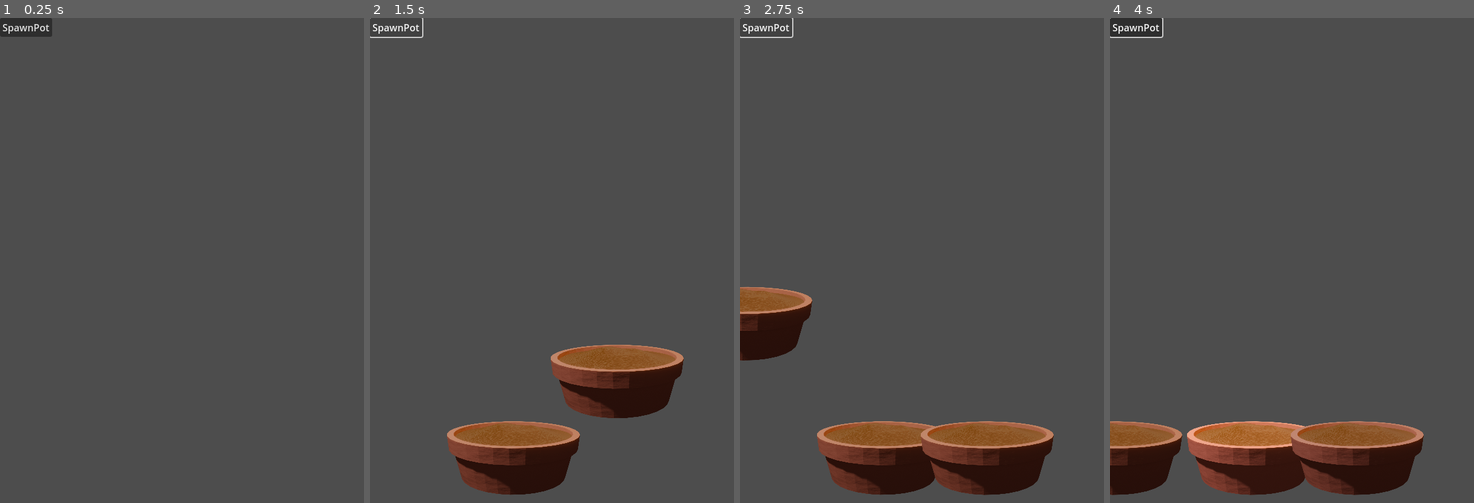
Above: before the commit, frames 1-4 (left to right).
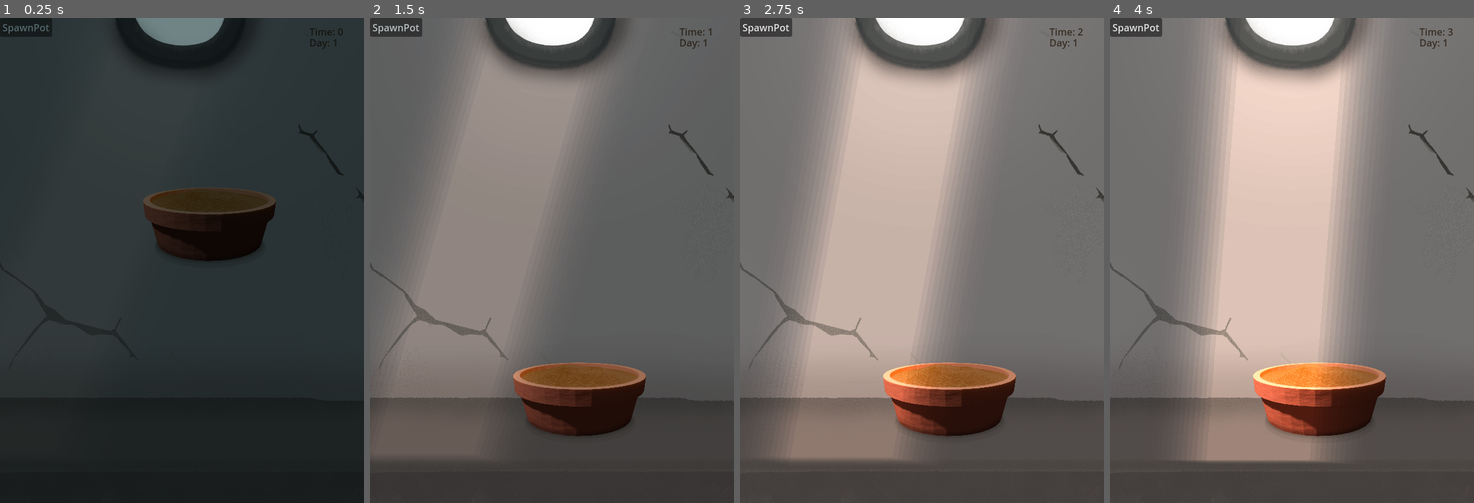
Above: after the commit, the same moments.

Repository: acropolis914/Flower-Rack
Game: Godot game, scene res://Scripts/Main.tscn
The game is run twice, just before and just after one commit, with the same random seed, the same clock (stepped at 60 frames per second) and the same inputs.
Inputs (mouse positions are in pixels of both pictures, inside the frame that each line leads up to):
- Up to frame 1 (0.25 s): no input
- Up to frame 2 (1.5 s): click "SpawnPot" at 0.5 s; click "SpawnPot" at 1.25 s
- Up to frame 3 (2.75 s): click "SpawnPot" at 2 s
- Up to frame 4 (4 s): move the mouse to (1251, 473) at 2.77 s; click (1251, 473) at 2.85 s; right-click (1251, 473) at 3.05 s; move the mouse to (1353, 473) at 3.52 s; right-click (1353, 473) at 3.6 s; click (1353, 473) at 3.8 s

The runs differ from the first frame. In frame 1, 96% of the frame differs, in the area x 0-100%, y 0-100%; in frame 2, 51%; in frame 3, 87%; in frame 4, 87%.

Commit message:
day and night mode, day and night cycle, modularity!

Diff:
--- a/Scripts/Main.gd
+++ b/Scripts/Main.gd
@@ -1,15 +1,42 @@
 extends Node2D
 
 var screen_size
+var day_counter= 1
+var daytime = true
+var day_length = 10
+var night_length = 15
+var day_completion
+var light_rotation
+
+var time = 0
 
 @export var pot : PackedScene
 
 func _ready():
 	screen_size = get_viewport_rect().size
-	pass
+	$DayTimer.set_wait_time(day_length)
+	$DayTimer.start()
+	var pot_instance = pot.instantiate()
+	pot_instance.position= Vector2(randi_range(0,screen_size.x),randi_range(0,screen_size.y))
+	add_child(pot_instance)
+	var tween = create_tween()
+	tween.tween_property($NightFilter, "color", Color.WHITE, 2)
+	$WindowLight.color = Color.html("ffffff")
 
 func _process(delta):
-	pass
+	if daytime:
+		day_completion = (day_length-$DayTimer.time_left)/day_length
+		light_rotation = (day_completion*47)-23.5
+		$Light.rotation = -light_rotation*delta
+		$Light.energy = 1.01 * sin(PI* day_completion)
+	#else:
+		##HSL 195 28 80
+		#pass
+
+	time += 1 * delta
+	var current_time = floor(time)
+	$TimeLabel.text = "Time: " + str(current_time)
+	$TimeLabel.show()
 
 
 
@@ -17,3 +44,30 @@
 	var pot_instance = pot.instantiate()
 	pot_instance.position= Vector2(randi_range(0,screen_size.x),randi_range(0,screen_size.y))
 	add_child(pot_instance)
+
+
+func _on_day_timer_timeout():
+	$NightTimer.set_wait_time(night_length)
+	$NightTimer.start()
+	daytime = false
+	print("It is now nighttime.")
+	$NightFilter.color = Color.WHITE
+	var tween = create_tween()
+	tween.tween_property($NightFilter, "color", Color.html("#466166"), 3)
+	var tween_window = create_tween()
+	tween_window.tween_property($WindowLight, "color", Color.html("#273152"), 3)
+
+
+func _on_night_timer_timeout():
+	$DayTimer.set_wait_time(day_length)
+	$DayTimer.start()
+	print("It is now daytime")
+	day_counter += 1
+	$DayCountLabel.text = "Day: " + str(day_counter)
+	$DayCountLabel.show()
+	daytime = true
+	time = 0
+	var tween = create_tween()
+	tween.tween_property($NightFilter, "color", Color.WHITE, 2)
+	var tween_window = create_tween()
+	tween_window.tween_property($WindowLight, "color", Color.html("#ffffff"), 3)
--- a/Scripts/Main.tscn
+++ b/Scripts/Main.tscn
@@ -1,27 +1,102 @@
-[gd_scene load_steps=5 format=3 uid="uid://ulhcjrecw6cu"]
+[gd_scene load_steps=7 format=3 uid="uid://ulhcjrecw6cu"]
 
 [ext_resource type="Script" path="res://Scripts/Main.gd" id="1_vnitf"]
 [ext_resource type="PackedScene" uid="uid://jwiagnrnjrmf" path="res://Scripts/Pot.tscn" id="2_fgks8"]
+[ext_resource type="Texture2D" uid="uid://bhjfr04joavhk" path="res://Images/Background.png" id="3_qjw5m"]
 
 [sub_resource type="PhysicsMaterial" id="PhysicsMaterial_75il7"]
 
 [sub_resource type="RectangleShape2D" id="RectangleShape2D_y6li4"]
-size = Vector2(605, 20)
+size = Vector2(1301, 113)
+
+[sub_resource type="OccluderPolygon2D" id="OccluderPolygon2D_6ws5m"]
+polygon = PackedVector2Array(-73, 0, -73, -20, -298, -21, -300, 3, -251.936, 2.36481)
 
 [node name="Main" type="Node2D"]
 script = ExtResource("1_vnitf")
 pot = ExtResource("2_fgks8")
 
 [node name="Button" type="Button" parent="."]
+z_index = 3
 offset_right = 8.0
 offset_bottom = 8.0
 text = "SpawnPot"
 
-[node name="StaticBody2D" type="StaticBody2D" parent="."]
+[node name="Table2" type="StaticBody2D" parent="."]
 physics_material_override = SubResource("PhysicsMaterial_75il7")
 
-[node name="CollisionShape2D" type="CollisionShape2D" parent="StaticBody2D"]
-position = Vector2(296, 795)
+[node name="CollisionShape2D" type="CollisionShape2D" parent="Table2"]
+position = Vector2(306, 744.5)
 shape = SubResource("RectangleShape2D_y6li4")
 
+[node name="DayTimer" type="Timer" parent="."]
+wait_time = 20.0
+one_shot = true
+
+[node name="NightFilter" type="CanvasModulate" parent="."]
+modulate = Color(1, 1, 1, 0.211765)
+self_modulate = Color(0, 0, 0, 0.345098)
+color = Color(0.27451, 0.380392, 0.4, 1)
+
+[node name="NightTimer" type="Timer" parent="."]
+wait_time = 30.0
+one_shot = true
+
+[node name="TextureRect" type="TextureRect" parent="."]
+z_index = -1
+offset_right = 40.0
+offset_bottom = 40.0
+texture = ExtResource("3_qjw5m")
+
+[node name="Light" type="DirectionalLight2D" parent="."]
+position = Vector2(300, 0)
+rotation = 0.410152
+color = Color(1, 0.807843, 0.690196, 1)
+energy = 1.05
+range_z_max = 1
+shadow_enabled = true
+shadow_filter = 2
+shadow_filter_smooth = 16.0
+
+[node name="Wall" type="LightOccluder2D" parent="."]
+position = Vector2(546, -44)
+scale = Vector2(5.145, 0.58)
+occluder = SubResource("OccluderPolygon2D_6ws5m")
+
+[node name="Wall2" type="LightOccluder2D" parent="."]
+position = Vector2(1985, -52)
+scale = Vector2(5.145, 0.58)
+occluder = SubResource("OccluderPolygon2D_6ws5m")
+
+[node name="TimeLabel" type="Label" parent="."]
+offset_left = 510.0
+offset_top = 11.0
+offset_right = 550.0
+offset_bottom = 34.0
+theme_override_colors/font_color = Color(0.219608, 0.184314, 0.137255, 1)
+text = "Hello"
+
+[node name="DayCountLabel" type="Label" parent="."]
+offset_left = 510.0
+offset_top = 29.0
+offset_right = 558.0
+offset_bottom = 52.0
+theme_override_colors/font_color = Color(0.219608, 0.184314, 0.137255, 1)
+text = "Day: 1"
+
+[node name="WindowLight" type="ColorRect" parent="."]
+z_index = -2
+offset_left = 193.0
+offset_top = -34.0
+offset_right = 398.0
+offset_bottom = 79.0
+color = Color(0.152941, 0.192157, 0.321569, 1)
+
+[node name="Table" type="LightOccluder2D" parent="."]
+position = Vector2(1285, 745)
+scale = Vector2(5.145, 0.58)
+occluder = SubResource("OccluderPolygon2D_6ws5m")
+
 [connection signal="pressed" from="Button" to="." method="_on_button_pressed"]
+[connection signal="timeout" from="DayTimer" to="." method="_on_day_timer_timeout"]
+[connection signal="timeout" from="NightTimer" to="." method="_on_night_timer_timeout"]
--- a/Scripts/Pot.gd
+++ b/Scripts/Pot.gd
@@ -10,8 +10,10 @@
 #func _physics_process(delta):
 	#if Input.is_action_pressed("mouse"):
 		#apply_central_impulse(SPRING_CONSTANT * get_local_mouse_position() * delta)
+@export var seed : PackedScene
 
 func _ready():
+	$pot_picked.visible = false
 	screen_size= get_viewport_rect().size
 
 func _process(delta):
@@ -22,12 +24,19 @@
 			if held:
 				held =false
 				$CollisionShape2D.disabled=false
+				$pot_picked.visible = false
+				$TextureRect.visible = true
 			else:
 				held = true
 				mouse_offset = global_transform.origin - get_global_mouse_position()
 				$CollisionShape2D.disabled=true
+				$pot_picked.visible = true
+				$TextureRect.visible = false
+				$pot_picked2.play()
 	if Input.is_action_just_pressed("mouse_right"):
 		$CollisionShape2D.disabled=false
+		$pot_picked.visible = false
+		$TextureRect.visible = true
 		held = false
 	if held:
 		global_transform.origin = get_global_mouse_position() + mouse_offset
--- a/Scripts/Pot.tscn
+++ b/Scripts/Pot.tscn
@@ -1,11 +1,15 @@
-[gd_scene load_steps=4 format=3 uid="uid://jwiagnrnjrmf"]
+[gd_scene load_steps=7 format=3 uid="uid://jwiagnrnjrmf"]
 
 [ext_resource type="Script" path="res://Scripts/Pot.gd" id="1_btvh5"]
 [ext_resource type="Texture2D" uid="uid://ddtgcn4y4dly5" path="res://Images/paso.png" id="1_toblf"]
+[ext_resource type="Texture2D" uid="uid://dbxefmoy2tn11" path="res://Images/paso_carried.png" id="3_rfhgt"]
+[ext_resource type="AudioStream" uid="uid://32uq7jl5q1k4" path="res://Audio/Audio_Always_Loaded.030.ogg" id="4_ma4ak"]
 
 [sub_resource type="CapsuleShape2D" id="CapsuleShape2D_fhj78"]
 radius = 37.0
 height = 136.0
+
+[sub_resource type="OccluderPolygon2D" id="OccluderPolygon2D_gtfcl"]
 
 [node name="Pot" type="RigidBody2D" groups=["pickable"]]
 input_pickable = true
@@ -23,6 +27,17 @@
 expand_mode = 3
 stretch_mode = 4
 
+[node name="pot_picked" type="TextureRect" parent="."]
+modulate = Color(0.803922, 0.803922, 0.752941, 1)
+offset_left = -150.0
+offset_top = -83.0
+offset_right = 158.0
+offset_bottom = 90.0
+mouse_default_cursor_shape = 7
+texture = ExtResource("3_rfhgt")
+expand_mode = 3
+stretch_mode = 4
+
 [node name="CollisionShape2D" type="CollisionShape2D" parent="."]
 position = Vector2(0, 34)
 rotation = 1.5708
@@ -31,5 +46,13 @@
 [node name="hold_timer" type="Timer" parent="."]
 wait_time = 500.0
 
+[node name="LightOccluder2D" type="LightOccluder2D" parent="."]
+position = Vector2(0, 82)
+occluder = SubResource("OccluderPolygon2D_gtfcl")
+
+[node name="pot_picked2" type="AudioStreamPlayer" parent="."]
+stream = ExtResource("4_ma4ak")
+
 [connection signal="mouse_entered" from="." to="." method="_on_mouse_entered"]
 [connection signal="mouse_exited" from="TextureRect" to="." method="_on_texture_rect_mouse_exited"]
+[connection signal="mouse_exited" from="pot_picked" to="." method="_on_texture_rect_mouse_exited"]
--- /dev/null
+++ b/seed.gd
@@ -0,0 +1,3 @@
+extends Node2D
+
+const
--- /dev/null
+++ b/seed.tscn
@@ -0,0 +1,6 @@
+[gd_scene load_steps=2 format=3 uid="uid://bscxirsleadin"]
+
+[ext_resource type="Script" path="res://seed.gd" id="1_y3k8y"]
+
+[node name="Seed" type="Node2D"]
+script = ExtResource("1_y3k8y")
Not shown, added: Audio/Audio_Always_Loaded.021.ogg.import
Not shown, added: Audio/Audio_Always_Loaded.030.ogg.import
Binary file added: Images/Background.png
Not shown, added: Images/Background.png.import
Binary file changed: Images/paso.png
Binary file added: Images/paso_carried.png
Not shown, added: Images/paso_carried.png.import
Not shown, added: Audio/Audio_Always_Loaded.021.ogg
Not shown, added: Audio/Audio_Always_Loaded.030.ogg
Not shown, added: Images/Background.psd
Not shown, added: Scripts/Mai7089.tmp
Not shown, added: Scripts/Mai9B29.tmp
